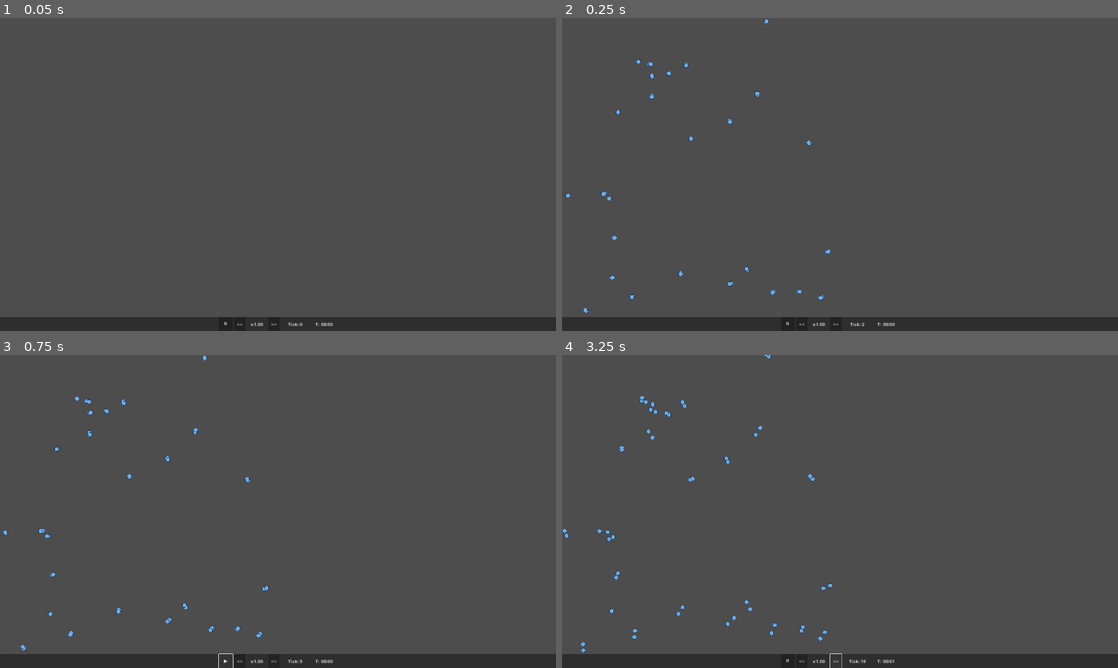
Above: before the commit, frames 1-4 (two rows, left to right).
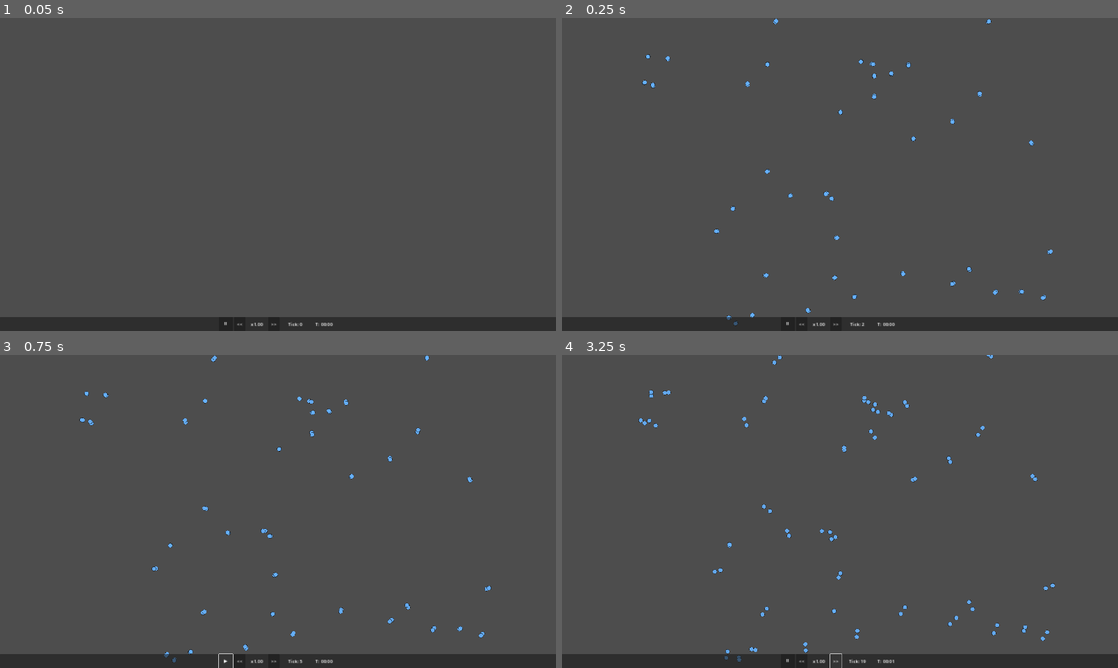
Above: after the commit, the same moments.

Repository: trinityUwU/Primordia
Game: Godot game, scene res://scenes/World.tscn
Same seed, same stepped clock (60 frames per second), same inputs: the game is played once before the commit and once after it.
Inputs:
- Up to frame 1 (0.05 s): no input
- Up to frame 2 (0.25 s): no input
- Up to frame 3 (0.75 s): click "⏸" at 0.5 s
- Up to frame 4 (3.25 s): click "▶" at 1.25 s; click "<<" at 2 s; click ">>" at 2.75 s

Frame 1 is identical in both runs. In frame 2, 0.8% of the frame differs, in the area x 0-89%, y 0-99%; in frame 3, 0.9%; in frame 4, 1.2%, in the area x 0-89%, y 0-98%.

Commit message:
fix: center camera on world + wrap-around agents at borders
Camera: démarre centré sur le monde (GRID_WIDTH/2 * CELL_SIZE)
Bacterium/Virus: fposmod au lieu de clamp — wrap-around toroïdal

Co-Authored-By: Claude Sonnet 4.6 <noreply@anthropic.com>

Diff:
--- a/scripts/agents/Bacterium.gd
+++ b/scripts/agents/Bacterium.gd
@@ -141,8 +141,8 @@
 func _clamp_to_world() -> void:
 	var w: float = WorldGrid.GRID_WIDTH * WorldGrid.CELL_SIZE
 	var h: float = WorldGrid.GRID_HEIGHT * WorldGrid.CELL_SIZE
-	global_position.x = clampf(global_position.x, 0.0, w)
-	global_position.y = clampf(global_position.y, 0.0, h)
+	global_position.x = fposmod(global_position.x, w)
+	global_position.y = fposmod(global_position.y, h)
 
 
 func is_spore() -> bool:
--- a/scripts/agents/Virus.gd
+++ b/scripts/agents/Virus.gd
@@ -62,5 +62,5 @@
 func _clamp_to_world() -> void:
 	var w: float = WorldGrid.GRID_WIDTH * WorldGrid.CELL_SIZE
 	var h: float = WorldGrid.GRID_HEIGHT * WorldGrid.CELL_SIZE
-	global_position.x = clampf(global_position.x, 0.0, w)
-	global_position.y = clampf(global_position.y, 0.0, h)
+	global_position.x = fposmod(global_position.x, w)
+	global_position.y = fposmod(global_position.y, h)
--- a/scripts/world/WorldCamera.gd
+++ b/scripts/world/WorldCamera.gd
@@ -17,7 +17,9 @@
 	add_to_group("main_camera")
 	_target_zoom = ZOOM_LEVELS[_current_level]
 	zoom = Vector2(_target_zoom, _target_zoom)
-	_clamp_position()
+	var world_w: float = WorldGrid.GRID_WIDTH * WorldGrid.CELL_SIZE
+	var world_h: float = WorldGrid.GRID_HEIGHT * WorldGrid.CELL_SIZE
+	global_position = Vector2(world_w * 0.5, world_h * 0.5)
 
 
 func _process(delta: float) -> void:
